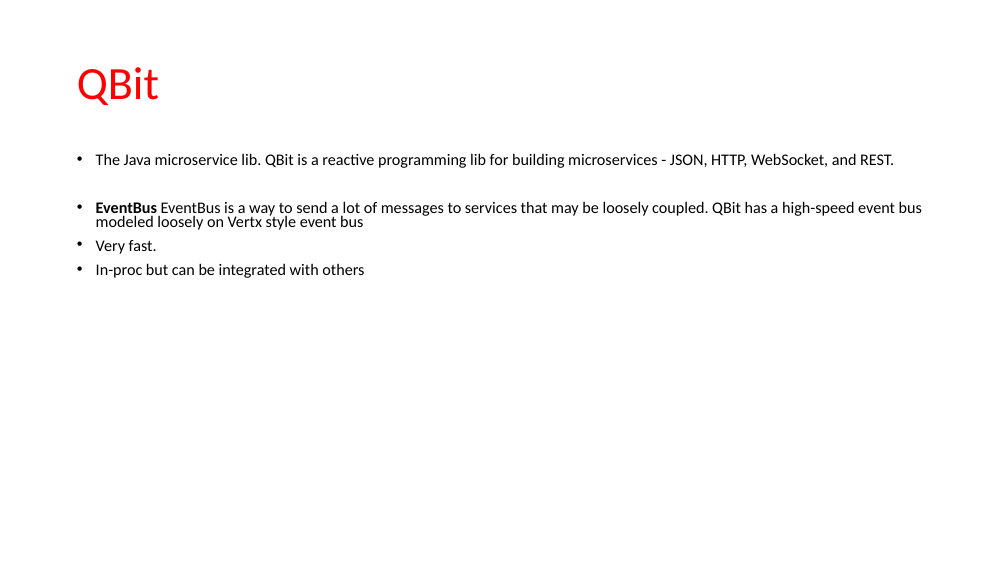
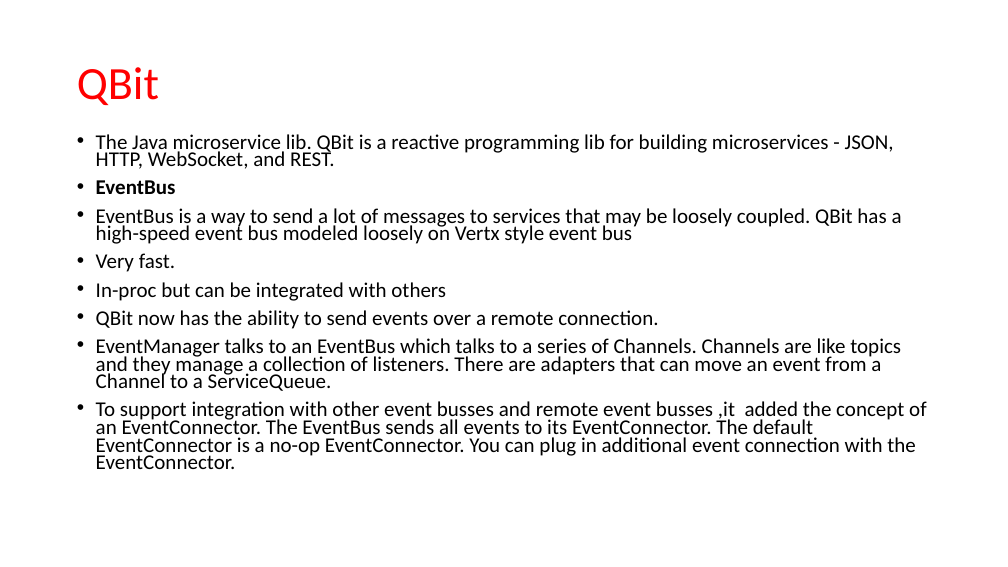
Before and after one commit to renjithpta/java, a slide deck: slide 4 of microservices.pptx. Drawn at 1008x567 pixels with LibreOffice and Linux fonts; fonts in the diff are those of the drawing. Boxes give left, top, right and bottom in pixels: in the first picture for what was removed or moved away, otherwise in the second. Text is boxed around its words. In the diff, an @@ line names an element or a change of style, - is before the commit and + after.

```diff
--- a/microservices.pptx
+++ b/microservices.pptx
@@ text "The Java microservice lib. QBit ...": place and size @@
-text "The Java microservice lib. QBit ..." at <box>96,153,922,278</box>
+text "The Java microservice lib. QBit ..." at <box>96,134,927,469</box>
@@ text at <box>96,134,894,301</box>: size 15.4 to 20 pt in "The Java microservice lib. QBit is a ...", "Very fast.", "In-proc but can be integrated with others" @@
@@ text at <box>96,180,902,244</box>: text changed; size 15.4 to 20 pt @@
-• EventBus EventBus is a way to send a lot of messages to services that may be loosely coupled. QBit has a high-speed event bus modeled loosely on Vertx style event bus
+• EventBus
+• EventBus is a way to send a lot of messages to services that may be loosely coupled. QBit has a high-speed event bus modeled loosely on Vertx style event bus
@@ text at <box>96,310,927,469</box>: paragraphs added @@
+• QBit now has the ability to send events over a remote connection.
+• EventManager talks to an EventBus which talks to a series of Channels. Channels are like topics and they manage a collection of listeners. There are adapters that can move an event from a Channel to a ServiceQueue.
+• To support integration with other event busses and remote event busses ,it added the concept of an EventConnector. The EventBus sends all events to its EventConnector. The default EventConnector is a no-op EventConnector. You can plug in additional event connection with the EventConnector.
```
